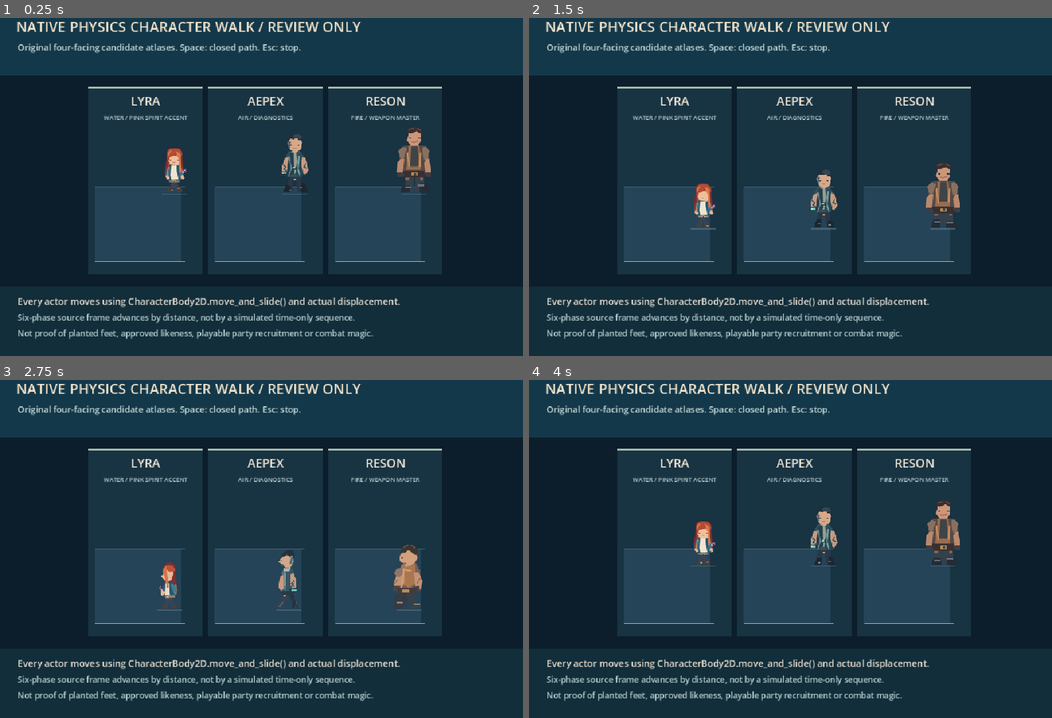
Above: before the commit, frames 1-4 (two rows, left to right).
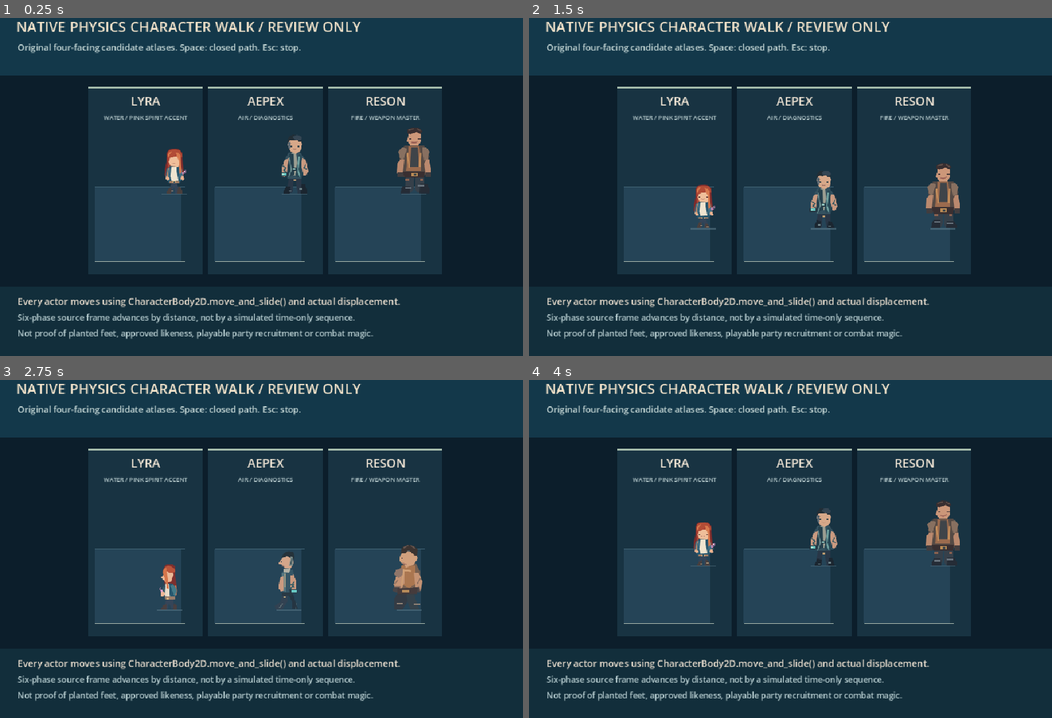
Above: after the commit, the same moments.

Repository: ndrorchestration/ToSailaStarrySky-jrpg
Game: Godot game, scene res://scenes/three_character_physics_walk_review.tscn
The game is run twice, just before and just after one commit, with the same random seed, the same clock (stepped at 60 frames per second) and the same inputs. This scene is started directly instead of the project's main scene.
Inputs:
- Up to frame 1 (0.25 s): no input
- Up to frame 2 (1.5 s): tap Enter at 0.5 s; hold Right (ui_right) 0.53-1.28 s; tap L at 0.6 s; tap Space at 0.77 s; hold Down (ui_down) from 1.28 s (still down); tap M at 1.35 s
- Up to frame 3 (2.75 s): tap Space at 1.52 s; release Down (ui_down) at 2.03 s; hold Right (ui_right) from 2.03 s (still down); tap F at 2.1 s
- Up to frame 4 (4 s): release Right (ui_right) at 2.78 s; hold Up (ui_up) 2.78-3.53 s; tap H at 2.85 s; tap Space at 3.02, 3.77 s; hold Left (ui_left) from 3.53 s (still down); tap J at 3.6 s

The runs differ from the first frame. In frame 1, 0.4% of the frame differs, in the area x 31-83%, y 32-53%; in frame 2, 0.4%; in frame 3, 0.3%; in frame 4, 0.4%.

Commit message:
feat(godot): source-measured reversible boot baseline normalization in isolated physics review

Diff:
--- a/godot/scripts/character_field_walk_review_actor.gd
+++ b/godot/scripts/character_field_walk_review_actor.gd
@@ -1,6 +1,7 @@
 extends CharacterBody2D
 ## REVIEW ONLY: real Godot 2D physics translation through source-bound character atlases.
 ## This does not establish pixel-foot planting, job, recruitment, final animation or gameplay.
+const FootPixelProbe = preload("res://scripts/character_foot_pixel_probe.gd")
 const FACINGS: Array[String] = ["south", "west", "north", "east"]
 const ROUTE_OFFSETS: Array[Vector2] = [
     Vector2(0.0, 100.0), Vector2(-100.0, 100.0),
@@ -15,6 +16,8 @@
 @export var review_speed: float = 90.0
 
 var source_sprites: Dictionary = {}
+var source_foot_samples: Dictionary = {}
+var foot_pixel_align_enabled: bool = true
 var origin: Vector2
 var review_enabled: bool = false
 var completed: bool = false
@@ -56,6 +59,8 @@
         sprite.visible = direction == "south"
         add_child(sprite)
         source_sprites[direction] = sprite
+        source_foot_samples[direction] = FootPixelProbe.inspect_atlas(atlas)
+    _apply_pixel_baselines()
     set_physics_process(true)
     queue_redraw()
 
@@ -71,6 +76,7 @@
     current_phase = 0
     completed = false
     review_enabled = true
+    _apply_pixel_baselines()
     _sync_direction()
 
 func stop_route_review() -> void:
@@ -79,7 +85,30 @@
     current_phase = 0
     for direction in FACINGS:
         (source_sprites[direction] as Sprite2D).frame = 0
+    _apply_pixel_baselines()
     _sync_direction()
+
+func set_pixel_baseline_enabled(enabled: bool) -> void:
+    foot_pixel_align_enabled = enabled
+    _apply_pixel_baselines()
+
+func get_source_boot_sample(direction: String, phase: int) -> Dictionary:
+    if not source_foot_samples.has(direction) or phase < 0 or phase >= 6:
+        return {"valid": false, "reason": "unknown_direction_or_phase"}
+    var entries: Array = source_foot_samples[direction]
+    return entries[phase]
+
+func _apply_pixel_baselines() -> void:
+    for direction in FACINGS:
+        var sprite: Sprite2D = source_sprites.get(direction) as Sprite2D
+        if sprite == null:
+            continue
+        var position_y := -LOGICAL_BOOT_OFFSET
+        if foot_pixel_align_enabled:
+            var measured: Dictionary = get_source_boot_sample(direction, current_phase)
+            if measured.get("valid", false):
+                position_y = float(measured["baseline_correction_y"])
+        sprite.position = Vector2(0.0, position_y)
 
 func _sync_direction() -> void:
     for direction in FACINGS:
@@ -114,6 +143,7 @@
         current_phase = int(travel_distance / PIXELS_PER_PHASE) % 6
     for source in source_sprites.values():
         (source as Sprite2D).frame = current_phase
+    _apply_pixel_baselines()
     _sync_direction()
     if global_position.distance_to(target) < 0.5:
         _arrive_at_target(target)
